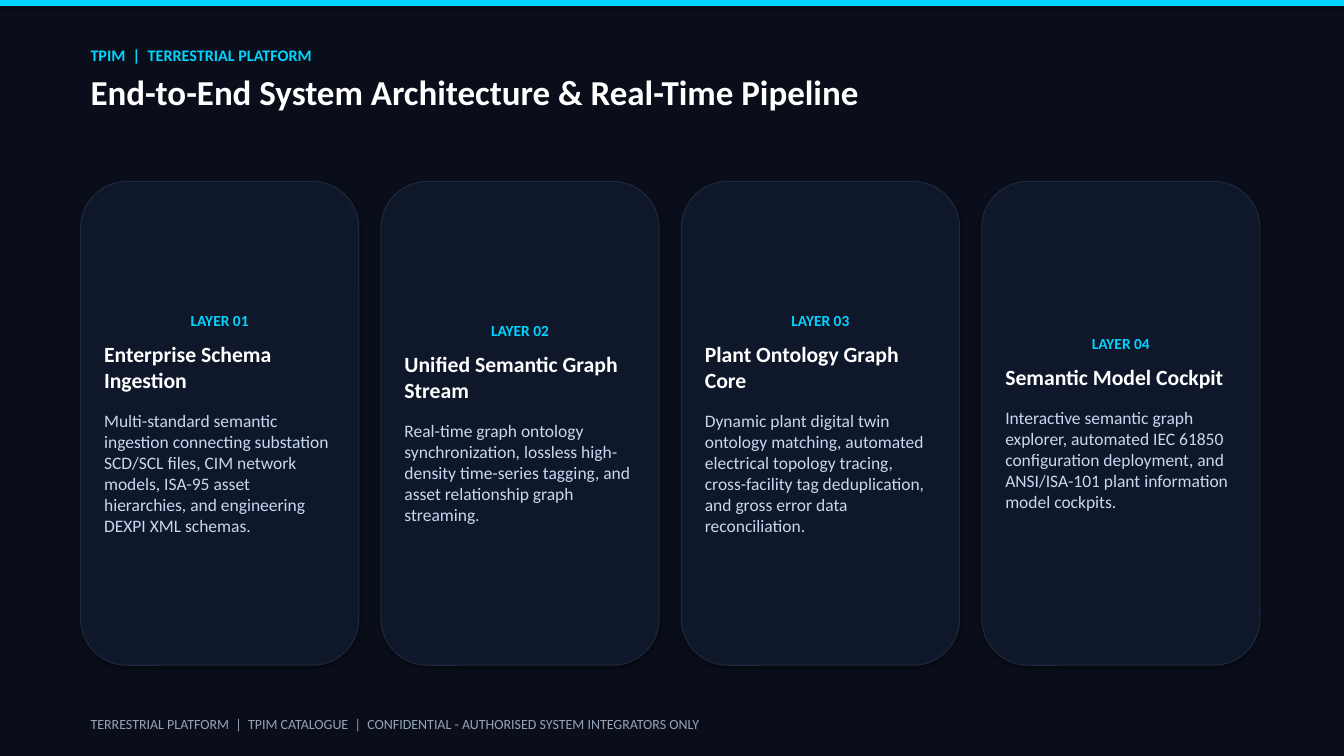
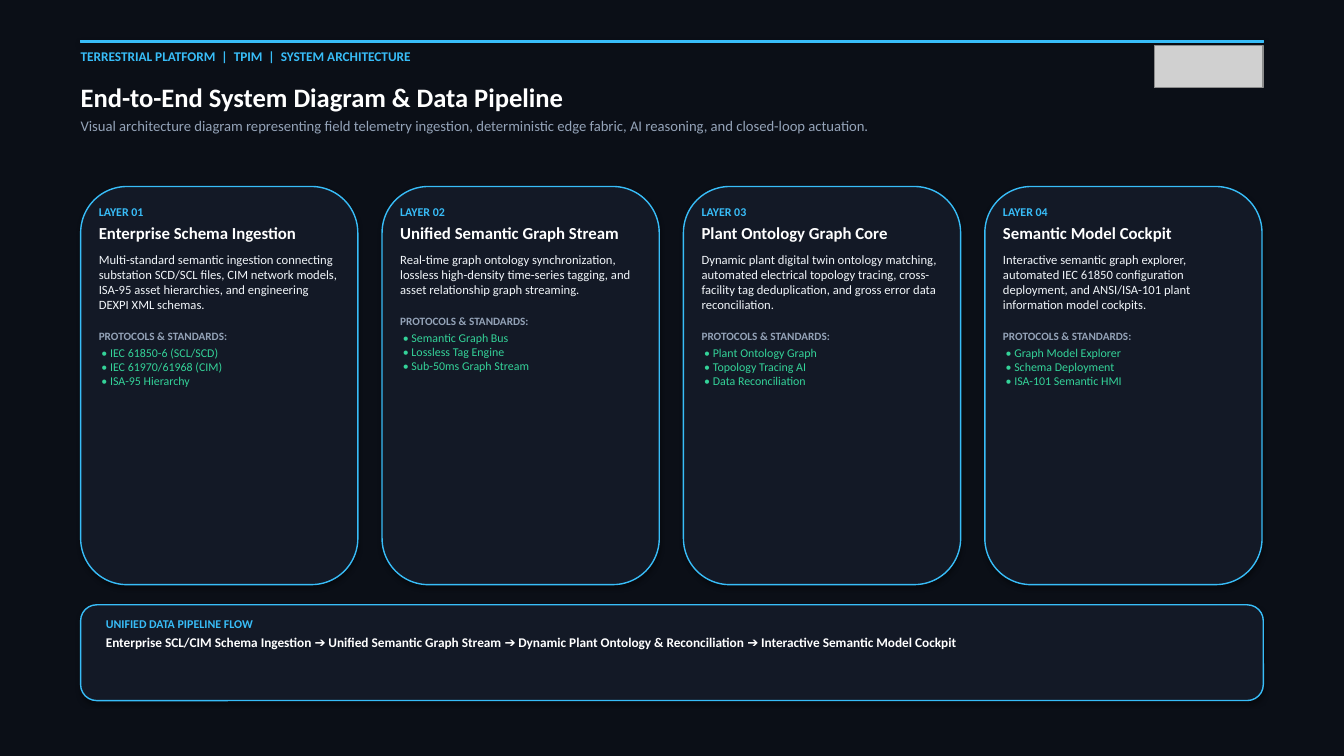
Before and after one commit to terrestrialplatform/terrestrial.cloud, a slide deck: slide 6 of catalogues/TPIM_Catalogue.pptx (slide 5 before the commit). Drawn at 1344x756 pixels with LibreOffice and Linux fonts; fonts in the diff are those of the drawing; grey boxes stand for pictures. Boxes give left, top, right and bottom in pixels: in the first picture for what was removed or moved away, otherwise in the second. Text is boxed around its words. In the diff, an @@ line names an element or a change of style, - is before the commit and + after.

```diff
--- a/catalogues/TPIM_Catalogue.pptx
+++ b/catalogues/TPIM_Catalogue.pptx
@@ rectangle at <box>0,0,1344,756</box>: fill #0A0E1A to #0B0F17 @@
@@ rectangle: place and size @@
-rectangle at <box>0,0,1344,6</box>
+rectangle at <box>81,40,1263,42</box>
@@ rectangle at <box>81,40,1263,42</box>: fill #00D4FF to #38BDF8; outline none to #38BDF8 0.75 pt @@
@@ text at <box>81,52,410,61</box>: text changed; size 25 to 9.5 pt; text colour #FFFFFF to #38BDF8 @@
-TPIM | TERRESTRIAL PLATFORM
-End-to-End System Architecture & Real-Time Pipeline
+TERRESTRIAL PLATFORM | TPIM | SYSTEM ARCHITECTURE
@@ picture added at <box>1154,45,1263,88</box> @@
@@ text added at <box>81,88,868,134</box>, 10.5 pt, text #94A3B8 @@
+End-to-End System Diagram & Data Pipeline
+Visual architecture diagram representing field telemetry ingestion, deterministic edge fabric, AI reasoning, and closed-loop actuation.
@@ rounded rectangle added at <box>81,187,358,585</box>, fill #131926, outline #38BDF8 1 pt @@
@@ text at <box>99,208,338,309</box>: size 11 to 8.5 pt, text colour #00D4FF to #38BDF8 in "LAYER 01"; size 15.5 to 12 pt in "Enterprise Schema Ingestion"; size 12.5 to 9 pt, text colour #C8D8F0 to #F1F5F9 in "Multi-standard semantic ingestion connecting substation SCD/ ..."; alignment centre to left; less space between paragraphs; more space between paragraphs @@
@@ text "LAYER 01": place and size @@
-text "LAYER 01" at <box>81,181,359,665</box>
+text "LAYER 01" at <box>99,208,338,387</box>
@@ rounded rectangle added at <box>382,187,659,585</box>, fill #131926, outline #38BDF8 1 pt @@
@@ vertical alignment middle to top; fill #0F172A to none; outline #1E293B 0.75 pt to none; shadow off in 4 elements at <box>702,208,937,385</box>, <box>1003,208,1190,385</box>, <box>99,208,338,387</box>, <box>400,208,630,372</box> @@
@@ text at <box>400,208,630,296</box>: size 11 to 8.5 pt, text colour #00D4FF to #38BDF8 in "LAYER 02"; size 15.5 to 12 pt in "Unified Semantic Graph Stream"; size 12.5 to 9 pt, text colour #C8D8F0 to #F1F5F9 in "Real-time graph ontology synchronization, lossless high-dens ..."; alignment centre to left; less space between paragraphs; more space between paragraphs @@
@@ text "LAYER 02": place and size @@
-text "LAYER 02" at <box>381,181,659,665</box>
+text "LAYER 02" at <box>400,208,630,372</box>
@@ rounded rectangle added at <box>684,187,961,585</box>, fill #131926, outline #38BDF8 1 pt @@
@@ text at <box>702,208,937,309</box>: size 11 to 8.5 pt, text colour #00D4FF to #38BDF8 in "LAYER 03"; size 15.5 to 12 pt in "Plant Ontology Graph Core"; size 12.5 to 9 pt, text colour #C8D8F0 to #F1F5F9 in "Dynamic plant digital twin ontology matching, automated ..."; alignment centre to left; less space between paragraphs; more space between paragraphs @@
@@ text "LAYER 03": place and size @@
-text "LAYER 03" at <box>682,181,960,665</box>
+text "LAYER 03" at <box>702,208,937,385</box>
@@ rounded rectangle added at <box>985,187,1262,585</box>, fill #131926, outline #38BDF8 1 pt @@
@@ text at <box>1003,208,1190,311</box>: size 11 to 8.5 pt, text colour #00D4FF to #38BDF8 in "LAYER 04"; size 15.5 to 12 pt in "Semantic Model Cockpit"; size 12.5 to 9 pt, text colour #C8D8F0 to #F1F5F9 in "Interactive semantic graph explorer, automated IEC 61850 ..."; alignment centre to left; less space between paragraphs; more space between paragraphs @@
@@ text "LAYER 04": place and size @@
-text "LAYER 04" at <box>982,181,1260,665</box>
+text "LAYER 04" at <box>1003,208,1190,385</box>
@@ text at <box>400,317,529,372</box>: paragraphs added @@
+PROTOCOLS & STANDARDS:
+• Semantic Graph Bus
+• Lossless Tag Engine
+• Sub-50ms Graph Stream
@@ text at <box>99,332,227,387</box>: paragraphs added @@
+PROTOCOLS & STANDARDS:
+• IEC 61850-6 (SCL/SCD)
+• IEC 61970/61968 (CIM)
+• ISA-95 Hierarchy
@@ text at <box>702,332,829,385</box>: paragraphs added @@
+PROTOCOLS & STANDARDS:
+• Plant Ontology Graph
+• Topology Tracing AI
+• Data Reconciliation
@@ text at <box>1003,332,1131,385</box>: paragraphs added @@
+PROTOCOLS & STANDARDS:
+• Graph Model Explorer
+• Schema Deployment
+• ISA-101 Semantic HMI
@@ rounded rectangle added at <box>81,605,1263,701</box>, fill #131926, outline #38BDF8 1 pt @@
@@ text added at <box>106,620,956,650</box>, 9.5 pt, text #FFFFFF, bold @@
+UNIFIED DATA PIPELINE FLOW
+Enterprise SCL/CIM Schema Ingestion ➔ Unified Semantic Graph Stream ➔ Dynamic Plant Ontology & Reconciliation ➔ Interactive Semantic Model Cockpit
@@ text removed at <box>91,720,699,729</box> @@
-TERRESTRIAL PLATFORM | TPIM CATALOGUE | CONFIDENTIAL - AUTHORISED SYSTEM INTEGRATORS ONLY
```
Also in this commit, not shown: 3 other slides changed, 3 slides added, 2 slides removed, 45 other files.
